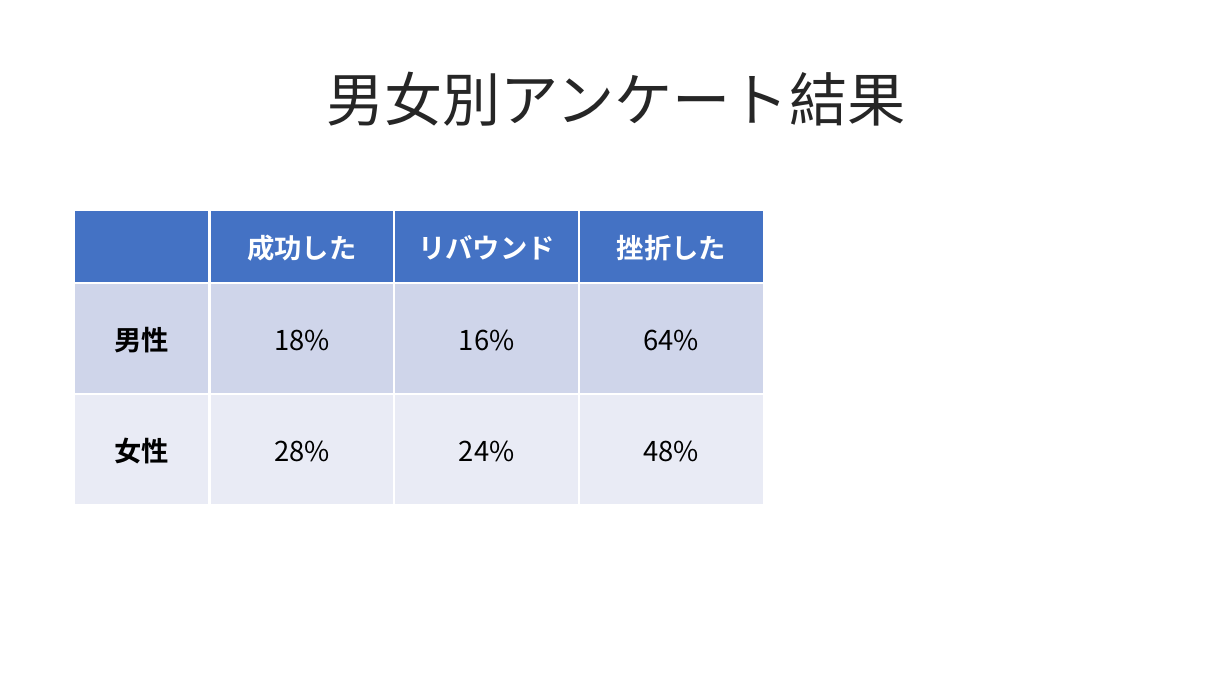
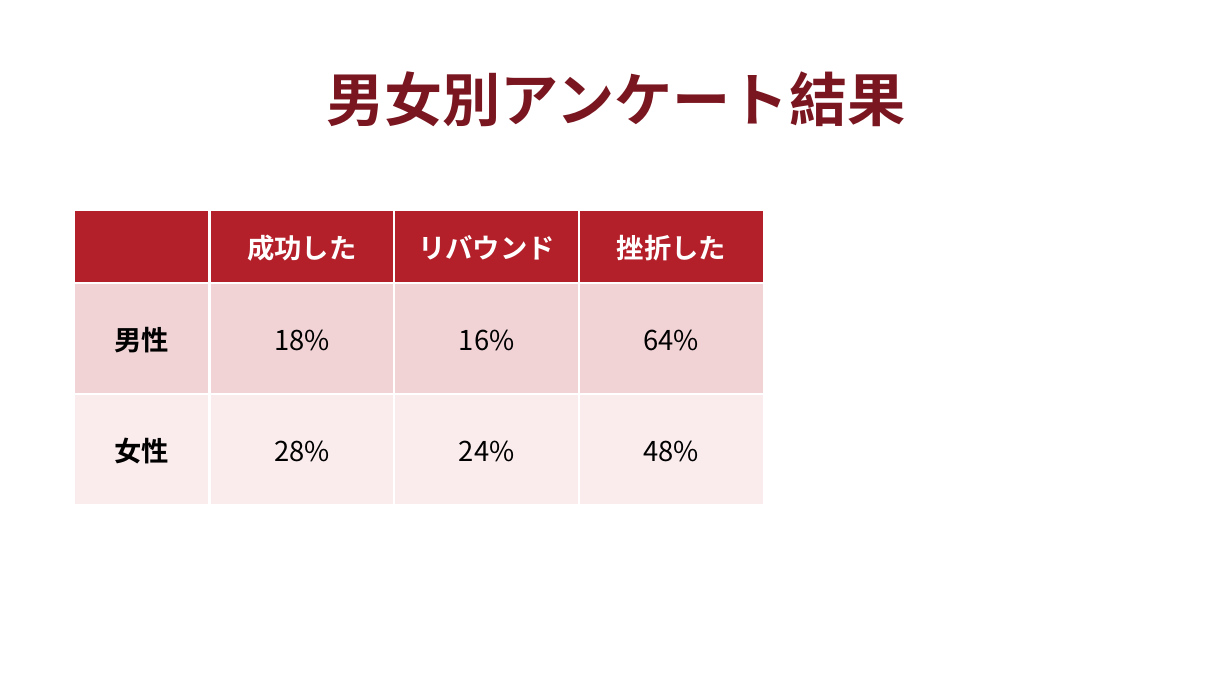
Before and after one commit to 984j7vw2tr-cloud/beauty-salon-site, a slide deck: slide 3 of ミラクルダイエット.pptx. Drawn at 1232x693 pixels with LibreOffice and Linux fonts; fonts in the diff are those of the drawing. Boxes give left, top, right and bottom in pixels: in the first picture for what was removed or moved away, otherwise in the second. Text is boxed around its words. In the diff, an @@ line names an element or a change of style, - is before the commit and + after.

```diff
--- a/ミラクルダイエット.pptx
+++ b/ミラクルダイエット.pptx
@@ title "男女別アンケート結果" at box(327, 71, 906, 127): text colour #262626 to #7A1620, bold on @@
@@ table at box(74, 209, 764, 468) @@
@@ fill #4472C4 to #B3202A in row 1 @@
@@ fill #CFD5EA to #F1D3D5 in row 2 @@
@@ fill #E9EBF5 to #FAECED in row 3 @@
```
Also in this commit, not shown: 6 other slides changed.
